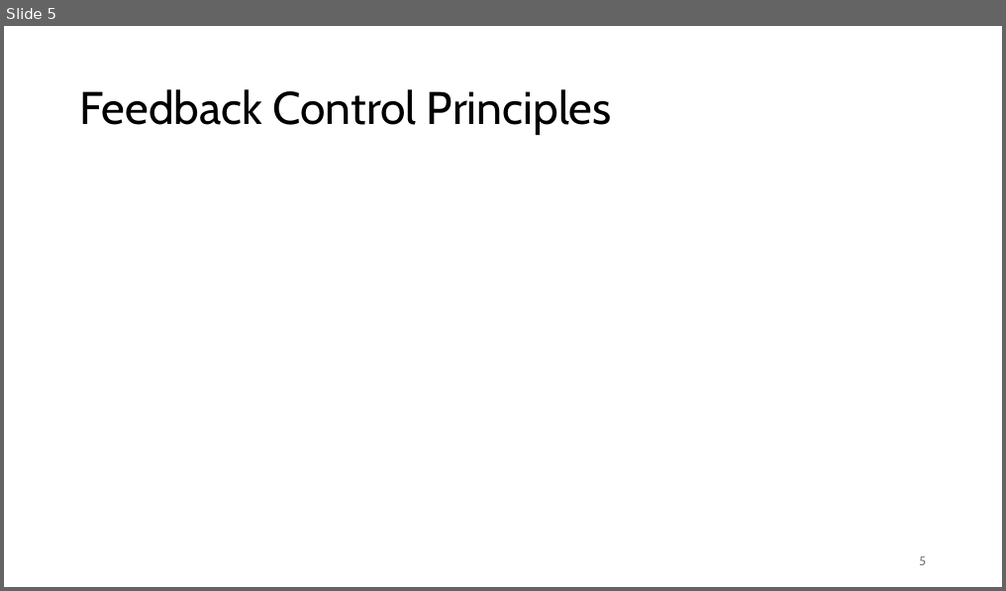
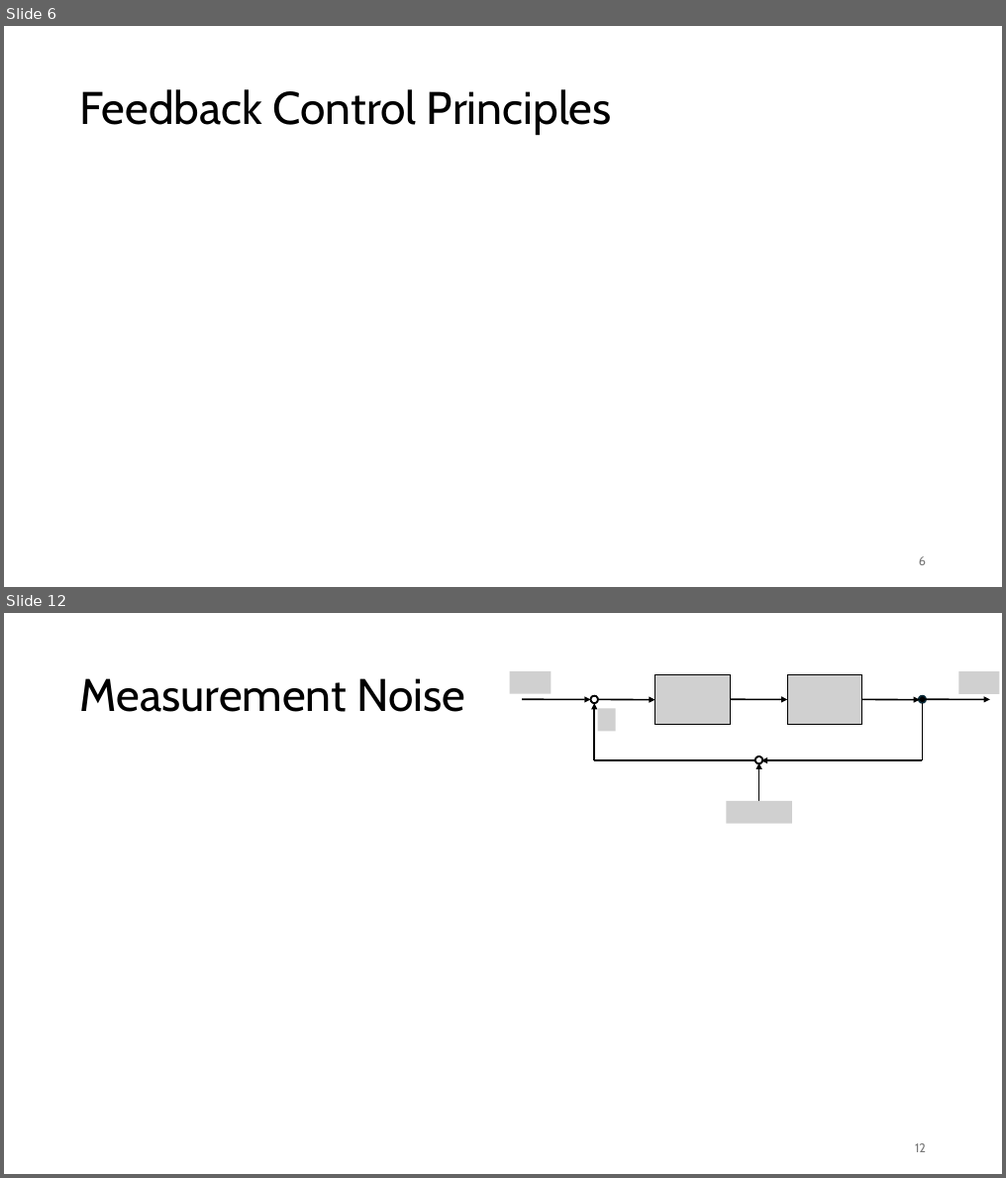
Before and after one commit to FelixWick/control_engineering, a slide deck: slides/5_controller_design.pptx. Shown one above the other, each under a label of ours: slide 5 before the commit, slides 6 and 12 after it; the slides between them are not shown. The pictures are 1006x591 and 1006x1178 pixels, drawn with LibreOffice and Linux fonts; fonts in the diff are those of the drawing; grey boxes stand for pictures. Boxes give left, top, right and bottom in pixels: in the first picture for what was removed or moved away, otherwise in the second. Text is boxed around its words. In the diff, an @@ line names an element or a change of style, - is before the commit and + after.

```diff
--- a/slides/5_controller_design.pptx
+++ b/slides/5_controller_design.pptx
@@ slide 12 added at (x1=4, y1=613, x2=1002, y2=1174), background #FFFFFF @@
@@ picture added at (x1=509, y1=671, x2=550, y2=694) @@
@@ picture added at (x1=959, y1=671, x2=1000, y2=694) @@
@@ title added at (x1=80, y1=678, x2=465, y2=712), 44 pt, text #000000 @@
+Measurement Noise
@@ arrow added from (522, 699) to (591, 700), #000000 1.5 pt @@
@@ donut added at (x1=591, y1=696, x2=598, y2=703), outline #000000 1.5 pt @@
@@ arrow added from (598, 700) to (655, 700), #000000 1.5 pt @@
@@ picture added at (x1=655, y1=674, x2=731, y2=725) @@
@@ arrow added from (731, 699) to (788, 700), #000000 1.5 pt @@
@@ picture added at (x1=787, y1=674, x2=862, y2=725) @@
@@ arrow added from (862, 700) to (920, 700), #000000 1.5 pt @@
@@ ellipse added at (x1=919, y1=696, x2=927, y2=703), fill #000000, outline #092A39 1.5 pt @@
@@ arrow added from (923, 699) to (990, 700), #000000 1.5 pt @@
@@ arrow added from (595, 761) to (595, 703), #000000 1.5 pt @@
@@ picture added at (x1=598, y1=709, x2=616, y2=731) @@
@@ line added from (923, 703) to (923, 761), #000000 1.5 pt @@
@@ line added from (755, 761) to (595, 761), #000000 1.5 pt @@
@@ donut added at (x1=755, y1=757, x2=763, y2=764), outline #000000 1.5 pt @@
@@ arrow added from (923, 761) to (761, 761), #000000 1.5 pt @@
@@ arrow added from (759, 801) to (759, 763), #000000 1.5 pt @@
@@ picture added at (x1=727, y1=801, x2=792, y2=823) @@
@@ page number added at (x1=915, y1=1144, x2=926, y2=1153), 12 pt, text #797979 @@
+12
@@ what was slide 5 is now slide 6 @@
@@ page number at (x1=919, y1=557, x2=926, y2=566): text changed @@
-5
+6
```
Also in this commit, not shown: 13 slides changed, 8 other slides added, 4 other files.
